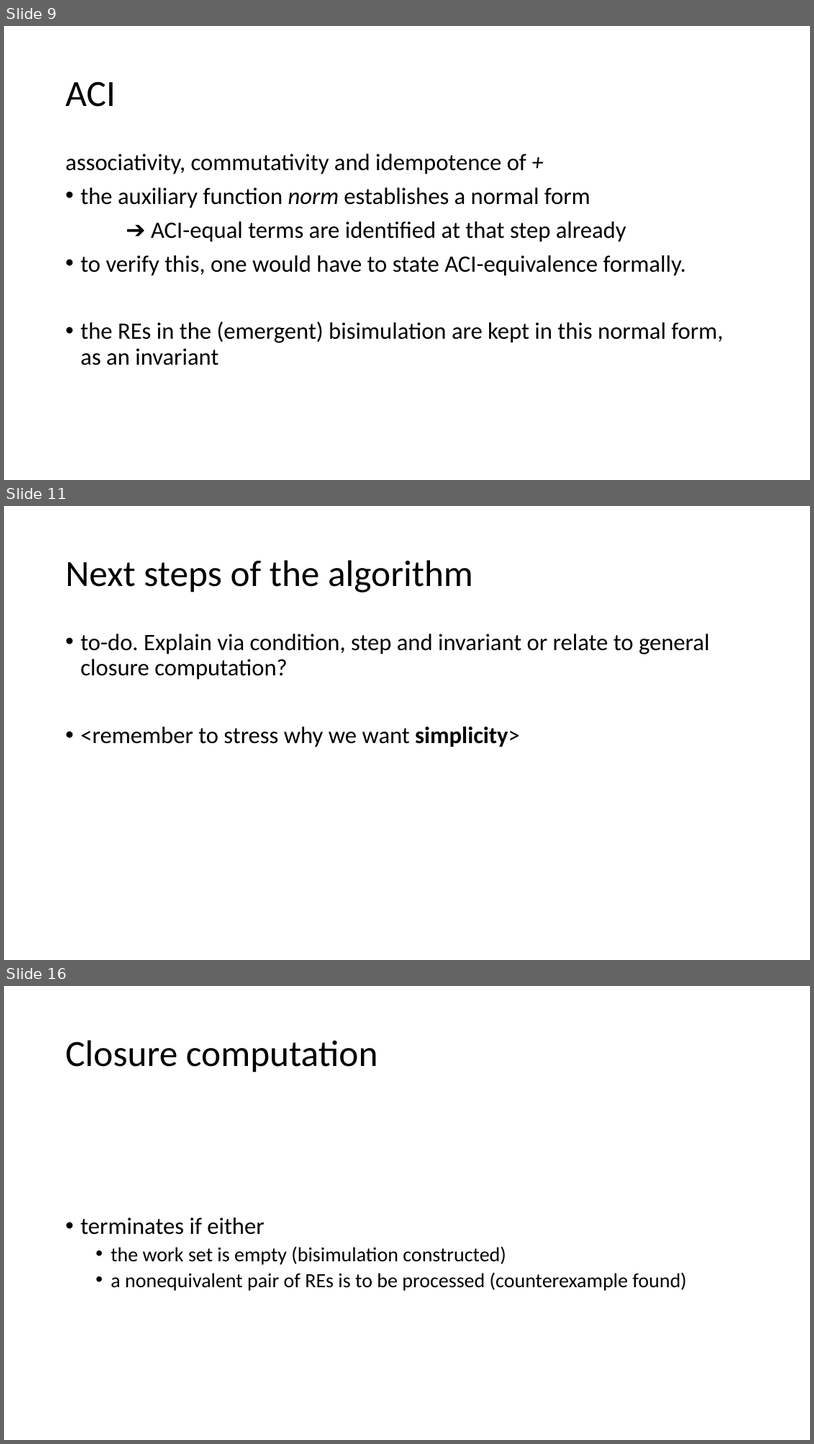
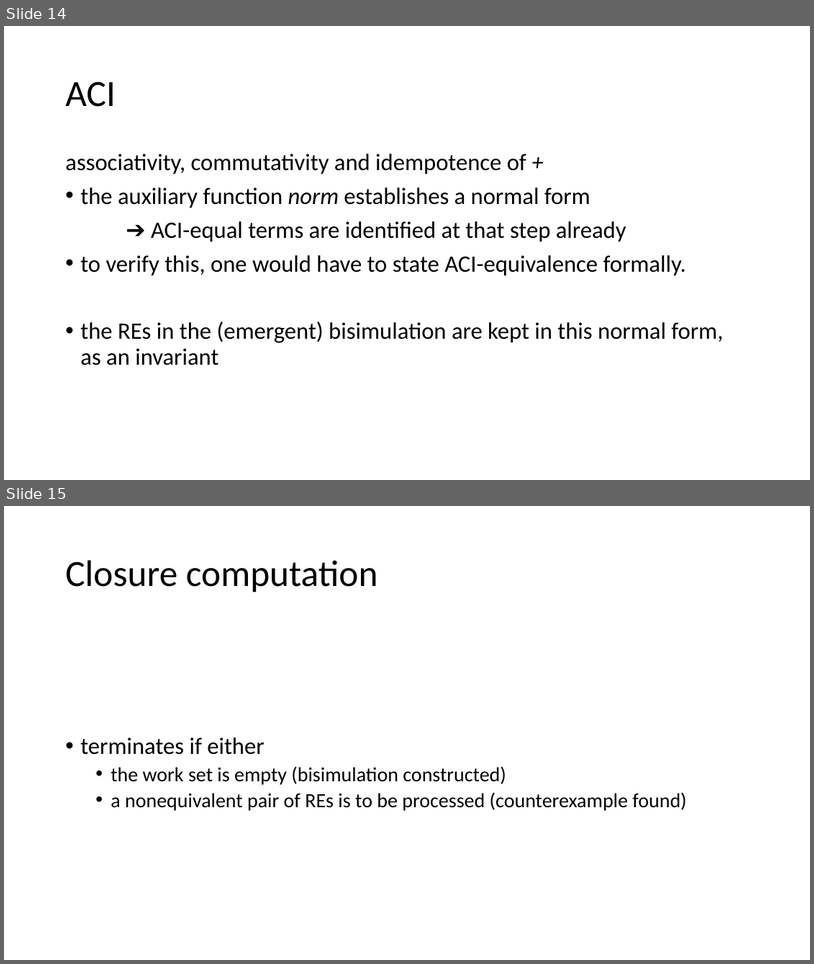
Before and after one commit to Helli/fds_seminar, a slide deck: slides.pptx. Shown one above the other, each under a label of ours: slides 9, 11 and 16 before the commit, slides 14 and 15 after it; the slides between them are not shown. The pictures are 814x1444 and 814x964 pixels, drawn with LibreOffice and Linux fonts; fonts in the diff are those of the drawing. Boxes give left, top, right and bottom in pixels: in the first picture for what was removed or moved away, otherwise in the second. Text is boxed around its words. In the diff, an @@ line names an element or a change of style, - is before the commit and + after.

```diff
--- a/slides.pptx
+++ b/slides.pptx
@@ slide 11 removed at [4, 506, 810, 960], background #FFFFFF @@
@@ title removed at [65, 560, 473, 592] @@
-Next steps of the algorithm
@@ text removed at [80, 633, 710, 747] @@
-• to-do. Explain via condition, step and invariant or relate to general closure computation?
-• <remember to stress why we want simplicity>
@@ what was slide 9 is now slide 14 @@
@@ what was slide 16 is now slide 15 @@
```
Also in this commit, not shown: 5 slides changed, 6 slides added, 6 other slides removed, 2 other files.
